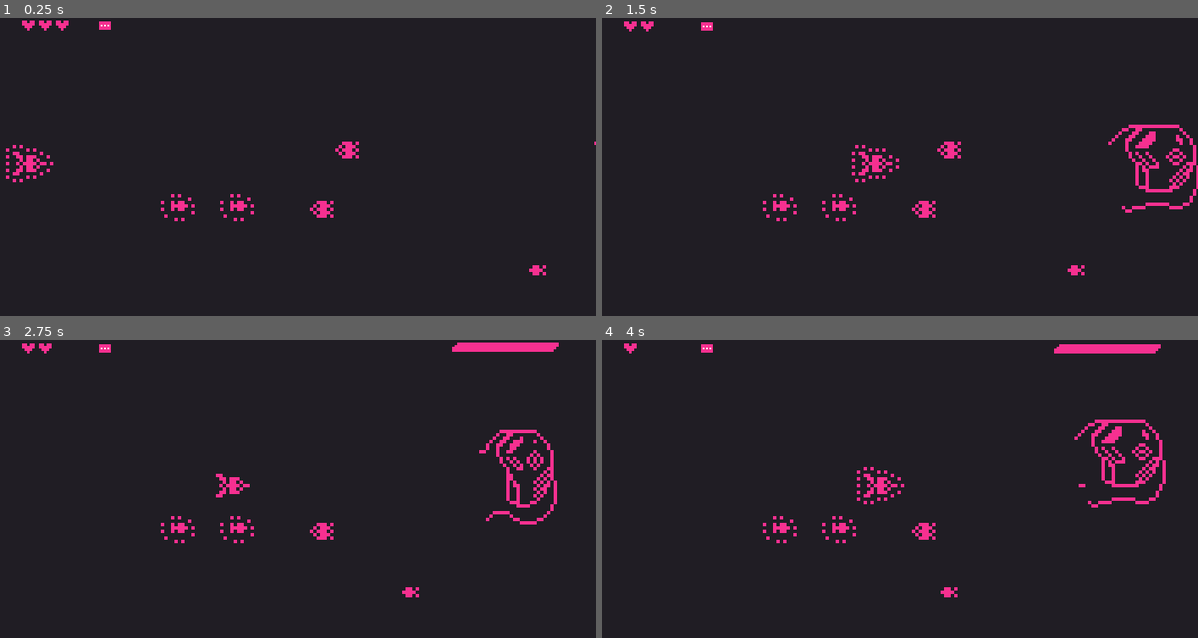
Above: before the commit, frames 1-4 (two rows, left to right).
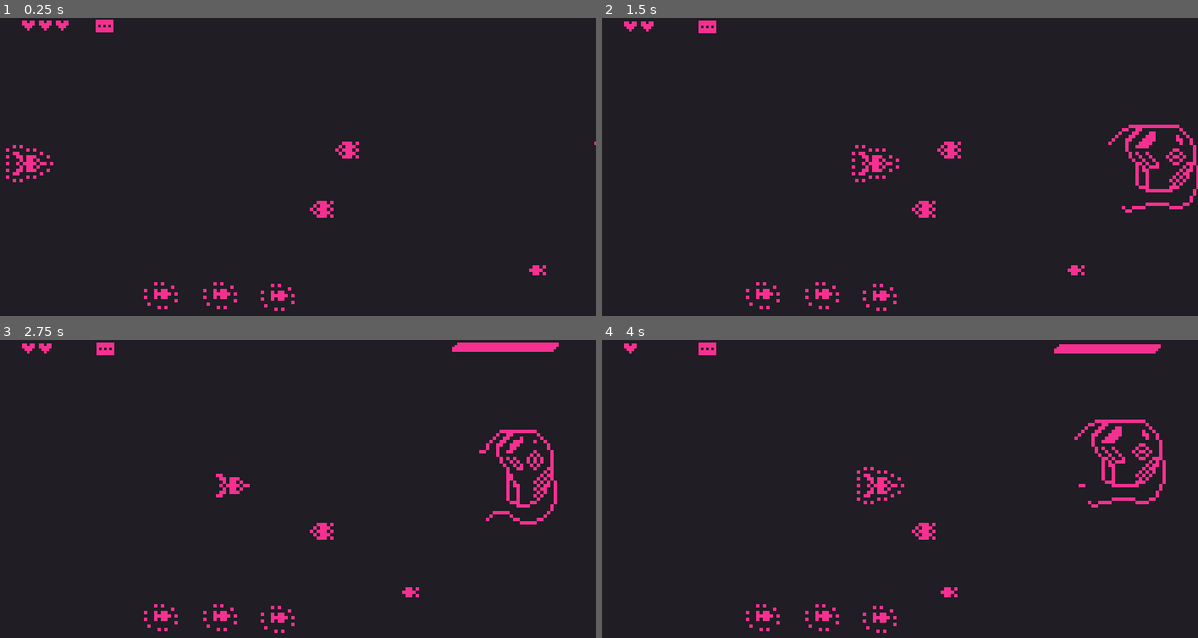
Above: after the commit, the same moments.

Repository: victor-romero-martinez/space-umpact
Game: Godot game, scene res://test/test_room.tscn
Two runs of this game, one before a commit and one after it. Both use one fixed random seed, a clock stepped at 60 frames per second and the inputs below. This scene is started directly instead of the project's main scene.
Inputs:
- Up to frame 1 (0.25 s): no input
- Up to frame 2 (1.5 s): tap Enter (ui_accept) at 0.5, 0.77 s; hold Right (ui_right) from 0.53 s (still down); tap B (change_weapon, bound only after the commit) at 0.6, 1.35 s
- Up to frame 3 (2.75 s): tap Enter (ui_accept) at 1.52 s; release Right (ui_right) at 2.03 s; hold Left (ui_left) from 2.03 s (still down); tap B (change_weapon, bound only after the commit) at 2.1 s
- Up to frame 4 (4 s): release Left (ui_left) at 2.78 s; hold Right (ui_right) from 2.78 s (still down); tap B (change_weapon, bound only after the commit) at 2.85, 3.6 s; tap Enter (ui_accept) at 3.02, 3.77 s

The runs differ from the first frame. In frame 1, 0.8% of the frame differs, in the area x 16-50%, y 0-99%; in frame 2, 0.8%; in frame 3, 0.8%; in frame 4, 0.8%.

Commit message:
update: add change gun

Diff:
--- a/project.godot
+++ b/project.godot
@@ -50,6 +50,11 @@
 "events": [null, Object(InputEventKey,"resource_local_to_scene":false,"resource_name":"","device":-1,"window_id":0,"alt …(188 unchanged characters)…
 ]
 }
+change_weapon={
+"deadzone": 0.5,
+"events": [Object(InputEventKey,"resource_local_to_scene":false,"resource_name":"","device":-1,"window_id":0,"alt_pressed":false,"shift_pressed":false,"ctrl_pressed":false,"meta_pressed":false,"pressed":false,"keycode":0,"physical_keycode":66,"key_label":0,"unicode":98,"echo":false,"script":null)
+]
+}
 
 [layer_names]
 
--- a/scenes/utilities/gun_hud.tscn
+++ b/scenes/utilities/gun_hud.tscn
@@ -1,13 +1,6 @@
-[gd_scene load_steps=3 format=3 uid="uid://bei2gam4iv8m6"]
+[gd_scene load_steps=2 format=3 uid="uid://bei2gam4iv8m6"]
 
 [ext_resource type="Script" path="res://scripts/utils/gun_hud.gd" id="1_m122x"]
-[ext_resource type="Texture2D" uid="uid://cbynurkdemm3d" path="res://assets/gun_select.png" id="2_3tks5"]
 
 [node name="GunHud" type="Node2D"]
 script = ExtResource("1_m122x")
-
-[node name="Sprite2D" type="Sprite2D" parent="."]
-texture = ExtResource("2_3tks5")
-hframes = 2
-vframes = 4
-frame = 1
--- a/scripts/player/player.gd
+++ b/scripts/player/player.gd
@@ -1,46 +1,52 @@
 @icon("res://assets/icons/gamepad.svg")
 extends CharacterBody2D
+## This script is only for Player node.[br]
+## 1. Use actors.tscn to inherited scene located in res://entities/actors.tscn.[br]
+## 2. Attach dragging in Player node.
 class_name Player
 
-''' This script is only for Player node.
-	- Use actors.tscn to inherited scene located in res://entities/actors.tscn
-	- Attach dragging in Player node
-'''
 
 signal hit
+signal current_weapon(idx: int)
+signal add_weapon(val: String)
+signal remove_weapon(val: int)
 
 @export_group('Gun Settings')
-#@export var bullet_scene: PackedScene
-## how many bullets can shots
+## How many bullets can shots
 @export var bullet_by_shoot: int = 3
-## how many time wait for the next shooting
+## How many time wait for the next shooting
 @export var wait_seconds: float = .5
-#@export var rcket_scene: PackedScene
+## Load in order likes this
+##	[code]
+##	0. bulletScene
+##	1. rocketScene
+##	2. laser_hScene
+##	3. laser_vScene
+##	[/code]
+@export var guns: Array[PackedScene]
 
 @export_group('Settings')
+## Player velocity
 @export var speed = 80.0
+## Player respawn position
 @export var respawn: Marker2D
-@export var exit_screen: Marker2D
+## Explotion effects scene
 @export var explotion_scene: PackedScene
 
 @onready var global = Global
 
 enum TState { IMMUNITY, MOVE, FREEZE }
 
-const GUNS := {
-	'bullet': preload('res://scenes/utilities/bullet.tscn'),
-	'rocket': preload('res://scenes/utilities/rocket.tscn'),
-	'laser_h': null,
-	'laser_v': null
-}
-
 var _can_shoot: bool = true
+var _weapon_idx: int = 0
+## States of state machine
 var state: TState = TState.IMMUNITY
 
 
 func _ready():
 	_animation_spawn()
 	_start_combat()
+	current_weapon.emit(_weapon_idx)
 
 
 func _physics_process(delta):
@@ -49,6 +55,7 @@
 		move_and_slide()
 
 	if is_on_wall() or is_on_floor(): make_boom()
+	if Input.is_action_just_pressed('change_weapon'): _next_weapon()
 	if Input.is_action_just_pressed("ui_accept"): _fire()
 	if global.queue_boss: _finish_combat()
 
@@ -72,6 +79,7 @@
 	t.tween_callback(func (): state = TState.MOVE)
 
 
+# change level when finish fight
 func _finish_combat():
 	state = TState.FREEZE
 	$CollisionShape2D.disabled = true
@@ -80,7 +88,7 @@
 	move_and_slide()
 
 
-# apply damage and reset position when not immunity
+## Applies damage, explosion effect and resets position when not immunity
 func make_boom():
 	#if not IMMUNITY OR FREEZE:
 	if state == TState.MOVE:
@@ -100,24 +108,41 @@
 	$AnimatedSprite2D.play('default')
 
 
-#TODO: destroy when colliction by buildings
+# Select ammunition type and shoot
 func _fire():
 	if _can_shoot:
 		for _b in bullet_by_shoot:
-			#var bullet = bullet_scene.instantiate()
-			var bullet = GUNS.bullet.instantiate()
+			var bullet = guns[_weapon_idx].instantiate()
 			bullet.position = global_position + Vector2(28, 8)
 			add_sibling(bullet)
 
+			if _weapon_idx != 0:
+				var temp = _weapon_idx
+				_weapon_idx = 0
+				current_weapon.emit(_weapon_idx)
+				remove_weapon.emit(temp)
+				break
 			await get_tree().create_timer(0.06).timeout #WARNING: no estoy seguro de esto
 
 		_shoot_handle()
 
 
+## Add gun type on [u]global.player_arsenal[/u]
 func add_arsenal(arg: String):
 	if not global.player_arsenal.has(arg):
 		global.player_arsenal.append(arg)
-		print(global.player_arsenal)
+		add_weapon.emit(arg)
+
+
+# Set nex weapon
+func _next_weapon():
+	# [].size() -> base 1
+	if (global.player_arsenal.size() - 1) > _weapon_idx:
+		_weapon_idx += 1
+		current_weapon.emit(_weapon_idx)
+	else:
+		_weapon_idx = 0
+		current_weapon.emit(_weapon_idx)
 
 
 # add explotion as sibling
@@ -127,6 +152,7 @@
 	add_sibling(boom)
 
 
+# wating shoot
 func _shoot_handle():
 	_can_shoot = false
 	await get_tree().create_timer(wait_seconds).timeout
--- a/scripts/utils/gun_hud.gd
+++ b/scripts/utils/gun_hud.gd
@@ -1,9 +1,54 @@
 @icon("res://assets/icons/tools.svg")
 extends Node2D
+## Shows the arsenal collected by the player
 class_name HudGun
 
+enum TBullet { bullet, rocket, laser_h, laser_v }
+
+@onready var global = Global
+
+var _img = load('res://assets/gun_select.png')
+# position between items
+var _next_position_x: float = 0
+
+func _ready():
+	for w in global.player_arsenal:
+		var sprite = _make_sprite(Vector2(1, 0), _next_position_x)
+		add_child(sprite)
+		_next_position_x += 12
 
 
+func _make_sprite(frames: Vector2, pos_x: float) -> Sprite2D:
+	var sprite = Sprite2D.new()
+	sprite.texture = _img
+	sprite.hframes = 2
+	sprite.vframes = 4
+	#sprite.frame = 2
+	sprite.frame_coords = frames # x, y
+	sprite.position.x = pos_x
+	sprite.scale = Vector2(1.5, 1.5)
 
-func _ready():
-	pass
+	return sprite
+
+
+func _on_player_add_weapon(val):
+	var temp = TBullet.get(val)
+
+	var child = _make_sprite(Vector2(0, temp), _next_position_x)
+	add_child(child)
+	_next_position_x += 12
+
+
+func _on_player_current_weapon(idx: int):
+	var child_prev = get_child(idx - 1) as Sprite2D
+	child_prev.frame_coords.x = 0
+
+	var child_curr = get_child(idx) as Sprite2D
+	child_curr.frame_coords.x = 1
+
+
+func _on_player_remove_weapon(val: int):
+	global.player_arsenal.erase(TBullet.find_key(val))
+	_next_position_x -= 12
+	var child = get_child(val)
+	child.queue_free()
--- a/scripts/utils/reload.gd
+++ b/scripts/utils/reload.gd
@@ -1,3 +1,4 @@
+@icon("res://assets/icons/tools.svg")
 extends StaticBody2D
 class_name ReloadItem
 
--- a/test/test_room.tscn
+++ b/test/test_room.tscn
@@ -7,6 +7,7 @@
 [ext_resource type="PackedScene" uid="uid://ncfavua7kjnn" path="res://scenes/player.tscn" id="2_b2s5v"]
 [ext_resource type="PackedScene" uid="uid://bei2gam4iv8m6" path="res://scenes/utilities/gun_hud.tscn" id="3_jusy6"]
 [ext_resource type="PackedScene" uid="uid://dxdtonhgxyoh8" path="res://levels/level_1/boss_chunk.tscn" id="5_7qg75"]
+[ext_resource type="PackedScene" uid="uid://cwj4d2ay65k5w" path="res://scenes/utilities/bullet.tscn" id="6_53nrr"]
 [ext_resource type="PackedScene" uid="uid://3jrsb7a53rbs" path="res://scenes/enemies/enemy_3.tscn" id="7_mlwkf"]
 [ext_resource type="PackedScene" uid="uid://c8c2extoj0v8v" path="res://scenes/utilities/reload.tscn" id="7_s7x5g"]
 [ext_resource type="PackedScene" uid="uid://b6o73s0pkyk7x" path="res://scenes/utilities/rocket.tscn" id="10_60wfp"]
@@ -41,18 +42,14 @@
 
 [node name="Player" type="Node2D" parent="."]
 
-[node name="Player" parent="Player" node_paths=PackedStringArray("respawn", "exit_screen") instance=ExtResource("2_b2s5v")]
+[node name="Player" parent="Player" node_paths=PackedStringArray("respawn") instance=ExtResource("2_b2s5v")]
 position = Vector2(-26, 78)
+guns = Array[PackedScene]([ExtResource("6_53nrr"), ExtResource("10_60wfp")])
 respawn = NodePath("../PlayerRespawn")
-exit_screen = NodePath("../ExitScreen")
 metadata/_edit_lock_ = true
 
 [node name="PlayerRespawn" type="Marker2D" parent="Player"]
 position = Vector2(12, 78)
-metadata/_edit_lock_ = true
-
-[node name="ExitScreen" type="Marker2D" parent="Player"]
-position = Vector2(369, 81)
 metadata/_edit_lock_ = true
 
 [node name="MenuPause" parent="." instance=ExtResource("2_51vey")]
@@ -68,12 +65,17 @@
 position = Vector2(206, 78)
 
 [node name="Reload" parent="." instance=ExtResource("7_s7x5g")]
-position = Vector2(105, 112)
+position = Vector2(95, 164)
 collision_layer = 64
 collision_mask = 256
 
 [node name="Reload2" parent="." instance=ExtResource("7_s7x5g")]
-position = Vector2(140, 112)
+position = Vector2(130, 164)
+collision_layer = 64
+collision_mask = 256
+
+[node name="Reload3" parent="." instance=ExtResource("7_s7x5g")]
+position = Vector2(164, 165)
 collision_layer = 64
 collision_mask = 256
 
@@ -81,5 +83,8 @@
 position = Vector2(325, 149)
 directon = -1
 
+[connection signal="add_weapon" from="Player/Player" to="Hud/GunHud" method="_on_player_add_weapon"]
+[connection signal="current_weapon" from="Player/Player" to="Hud/GunHud" method="_on_player_current_weapon"]
 [connection signal="hit" from="Player/Player" to="Hud/HudHealth" method="_on_player_hit"]
+[connection signal="remove_weapon" from="Player/Player" to="Hud/GunHud" method="_on_player_remove_weapon"]
 [connection signal="resume" from="MenuPause" to="." method="_on_menu_pause_resume"]
Binary file changed: assets/gun_select.png
Not shown: 1 places in test/test_room.tscn that only renumber resources
